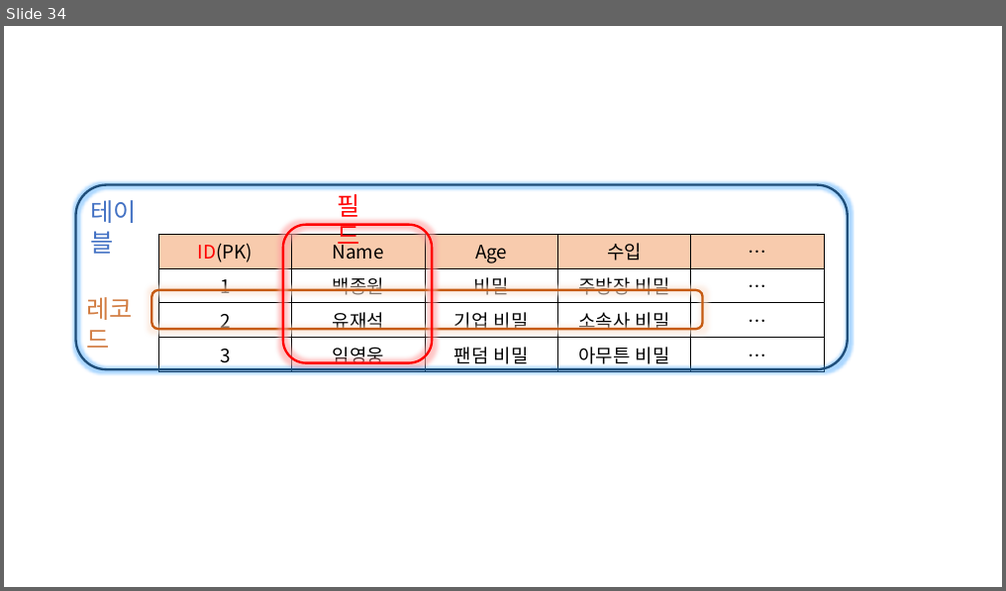
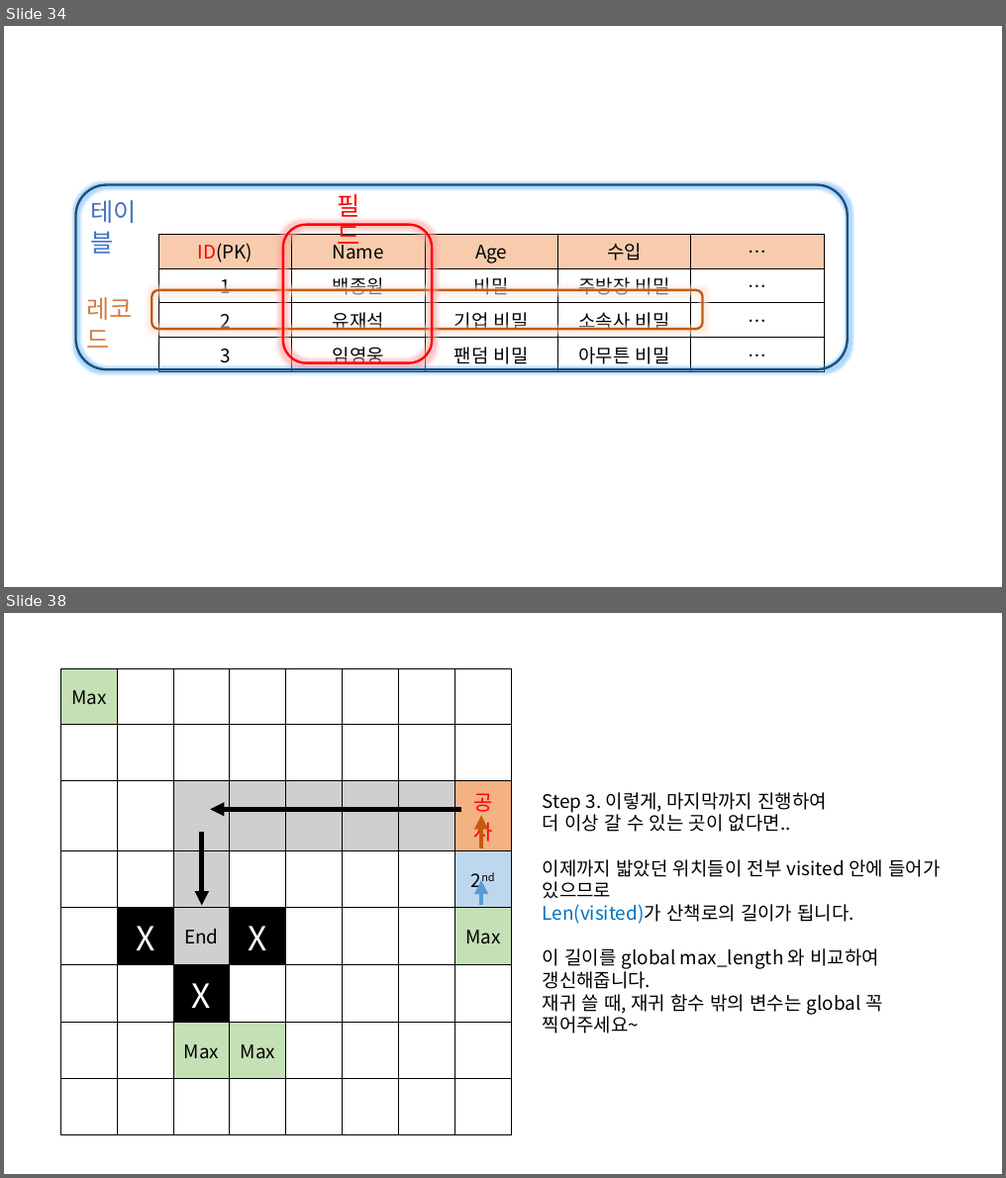
Before and after one commit to DataMarksman/TIL, a slide deck: 1.NOTE/노트필기 시각 자료 ppt.pptx. Shown one above the other, each under a label of ours: slide 34 before the commit, slides 34 and 38 after it; the slides between them are not shown. The pictures are 1006x591 and 1006x1178 pixels, drawn with LibreOffice and Linux fonts; fonts in the diff are those of the drawing. Boxes give left, top, right and bottom in pixels: in the first picture for what was removed or moved away, otherwise in the second. Text is boxed around its words. In the diff, an @@ line names an element or a change of style, - is before the commit and + after.

```diff
--- a/1.NOTE/노트필기 시각 자료 ppt.pptx
+++ b/1.NOTE/노트필기 시각 자료 ppt.pptx
@@ slide 38 added at (4, 613, 1002, 1174), background #FFFFFF @@
@@ table added at (60, 668, 510, 1119), 8 rows, 8 columns @@
+Max |  |  |  |  |  |  | 
+ |  |  |  |  |  |  | 
+ |  |  |  |  |  |  | 공사
+ |  |  |  |  |  |  | 2nd
+ | X | End | X |  |  |  | Max
+ |  | X |  |  |  |  | 
+ |  | Max | Max |  |  |  | 
+ |  |  |  |  |  |  | 
@@ arrow added from (461, 809) to (211, 809), #000000 4.5 pt @@
@@ arrow added from (481, 848) to (481, 815), #C55A11 4.5 pt @@
@@ text added at (543, 792, 940, 1034), 18 pt, text #000000 @@
+Step 3. 이렇게, 마지막까지 진행하여
+더 이상 갈 수 있는 곳이 없다면..
+이제까지 밟았던 위치들이 전부 visited 안에 들어가 있으므로
+Len(visited)가 산책로의 길이가 됩니다.
+이 길이를 global max_length 와 비교하여 갱신해줍니다.
+재귀 쓸 때, 재귀 함수 밖의 변수는 global 꼭 찍어주세요~
@@ arrow added from (202, 833) to (202, 906), #000000 4.5 pt @@
@@ arrow added from (481, 906) to (481, 880), #5B9BD5 4.5 pt @@
```
Also in this commit, not shown: 2 other slides added, 1 other file.
